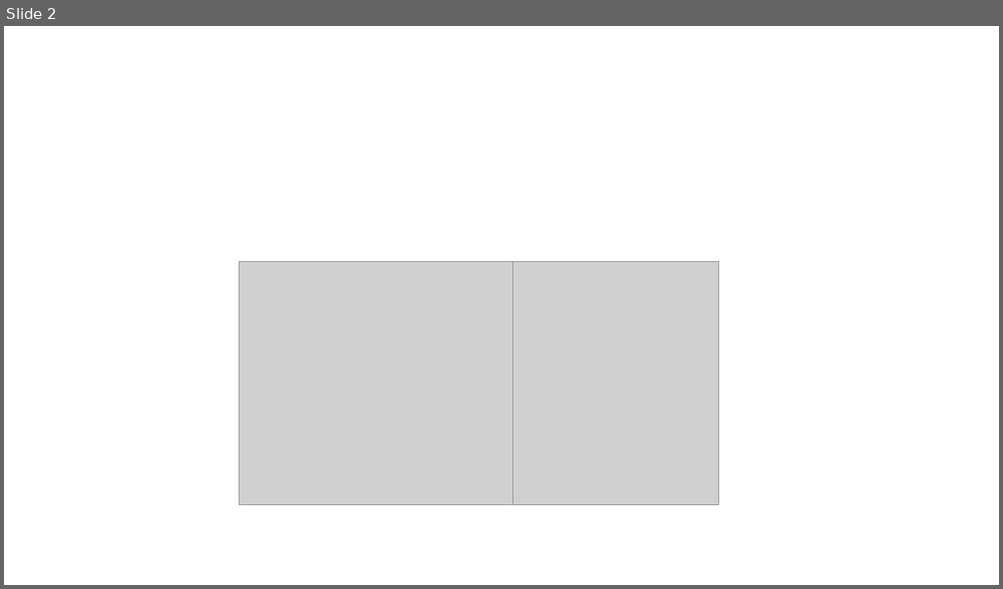
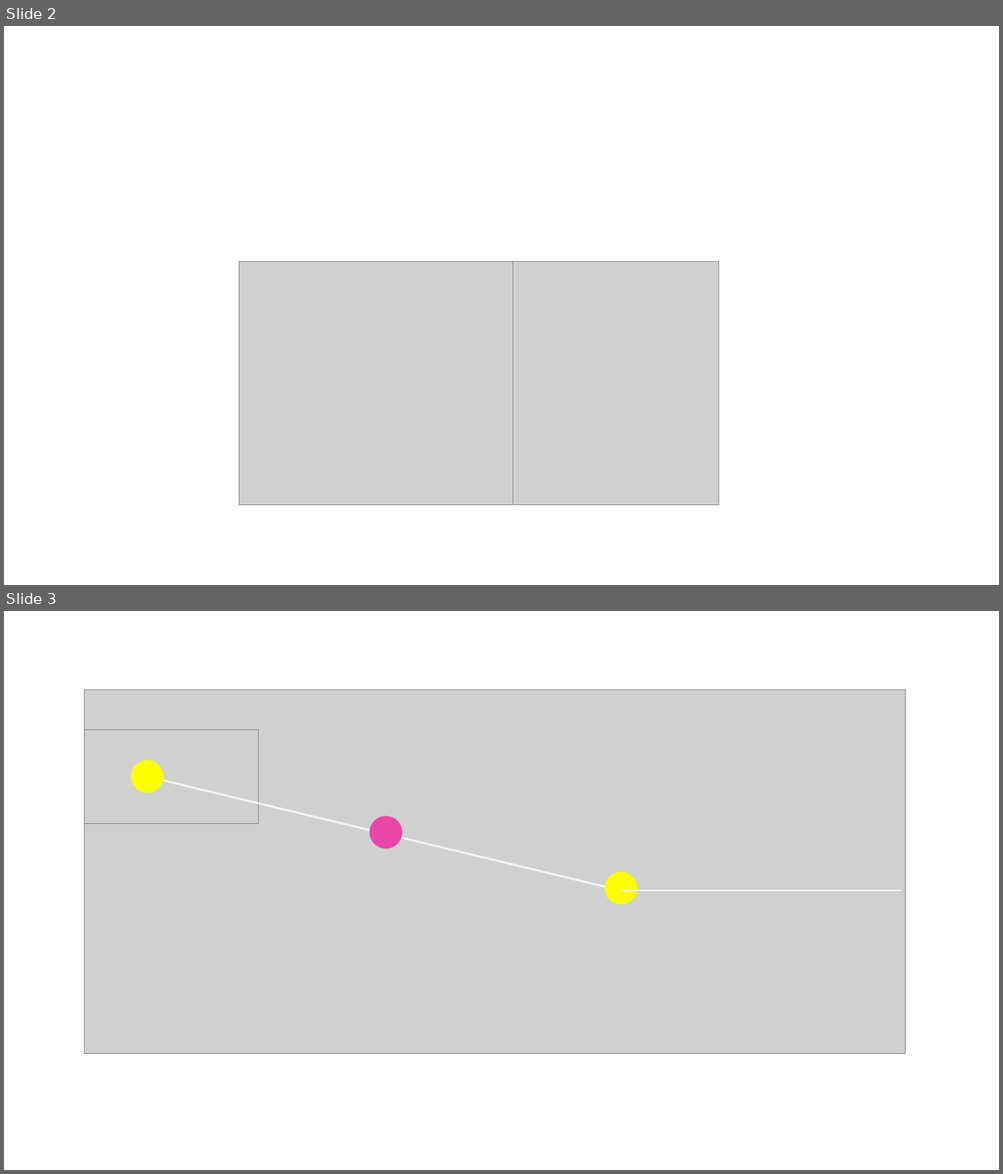
Before and after one commit to raynicho/ExpresswayScenarioInterface, a slide deck: docs/finalReportImages.pptx. Shown one above the other, each under a label of ours: slide 2 before the commit, slides 2 and 3 after it. The pictures are 1003x589 and 1003x1174 pixels, drawn with LibreOffice and Linux fonts; fonts in the diff are those of the drawing; grey boxes stand for pictures. Boxes give left, top, right and bottom in pixels: in the first picture for what was removed or moved away, otherwise in the second. Text is boxed around its words. In the diff, an @@ line names an element or a change of style, - is before the commit and + after.

```diff
--- a/docs/finalReportImages.pptx
+++ b/docs/finalReportImages.pptx
@@ slide 3 added at box(4, 611, 999, 1170), background #FFFFFF @@
@@ picture added at box(85, 690, 905, 1054) @@
@@ picture added at box(85, 729, 259, 823) @@
@@ ellipse added at box(131, 760, 164, 793), fill #FFFF00 @@
@@ line added from (148, 777) to (621, 891), #F2F2F2 2 pt @@
@@ ellipse added at box(370, 816, 402, 849), fill #E947A7 @@
@@ ellipse added at box(605, 872, 637, 905), fill #FFFF00 @@
@@ line added from (621, 891) to (902, 891), #F2F2F2 2 pt @@
```
Also in this commit, not shown: 4 other slides added, 1 slide removed, 1 other file.
